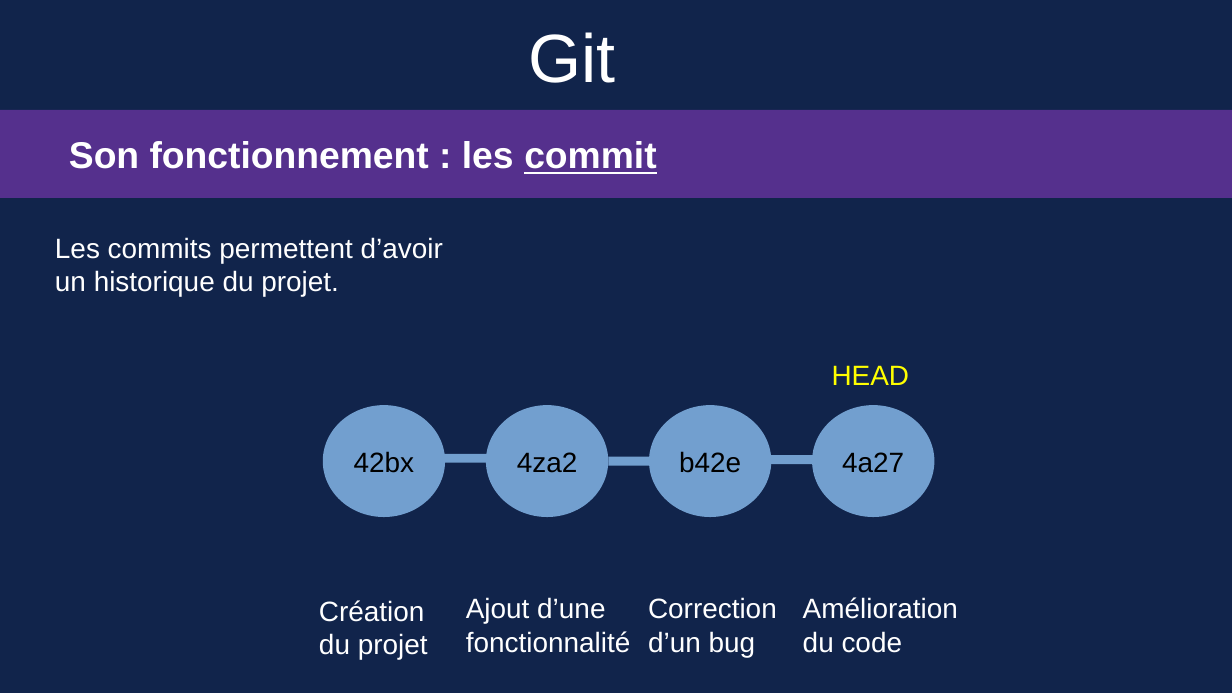
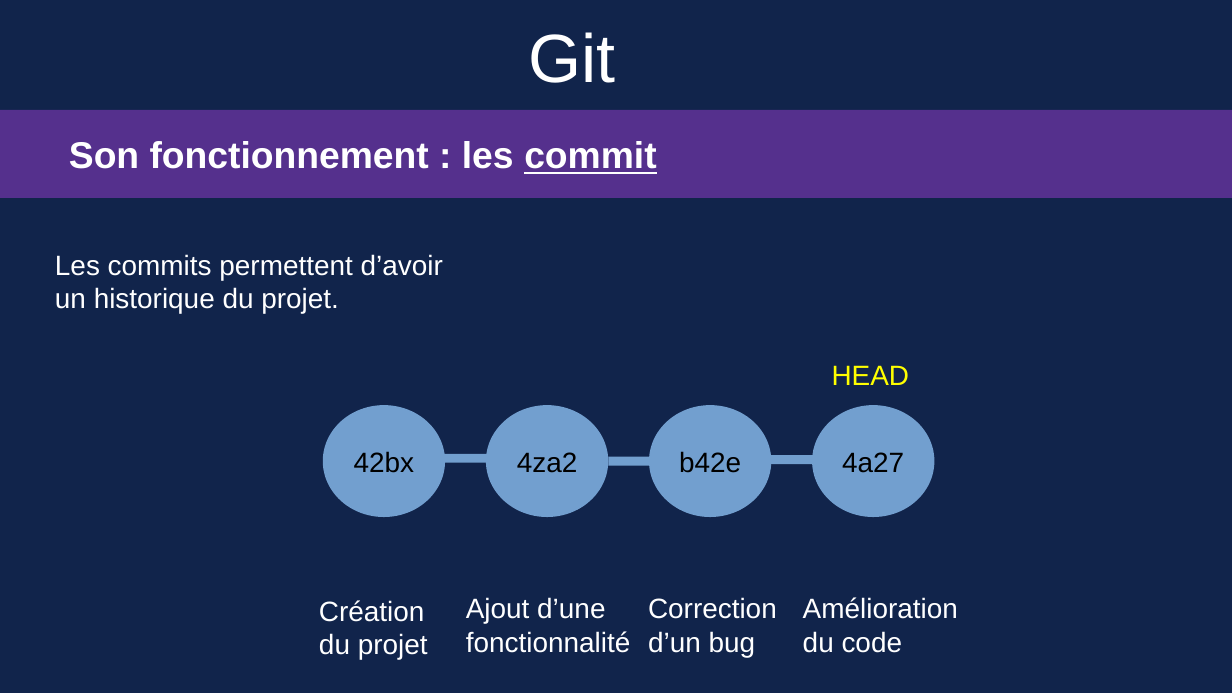
Before and after one commit to Sauvage89/guide_git, a slide deck: slide 7 of guide_git.odp. Drawn at 1232x693 pixels with LibreOffice and Linux fonts; fonts in the diff are those of the drawing. Boxes give left, top, right and bottom in pixels: in the first picture for what was removed or moved away, otherwise in the second. Text is boxed around its words. In the diff, an @@ line names an element or a change of style, - is before the commit and + after.

```diff
--- a/guide_git.odp
+++ b/guide_git.odp
@@ text "Les commits permettent d’avoir un ...": place and size @@
-text "Les commits permettent d’avoir un ..." at bbox=[55, 237, 443, 297]
+text "Les commits permettent d’avoir un ..." at bbox=[55, 254, 443, 314]
```
Also in this commit, not shown: 1 other slide changed, 2 slides added.
